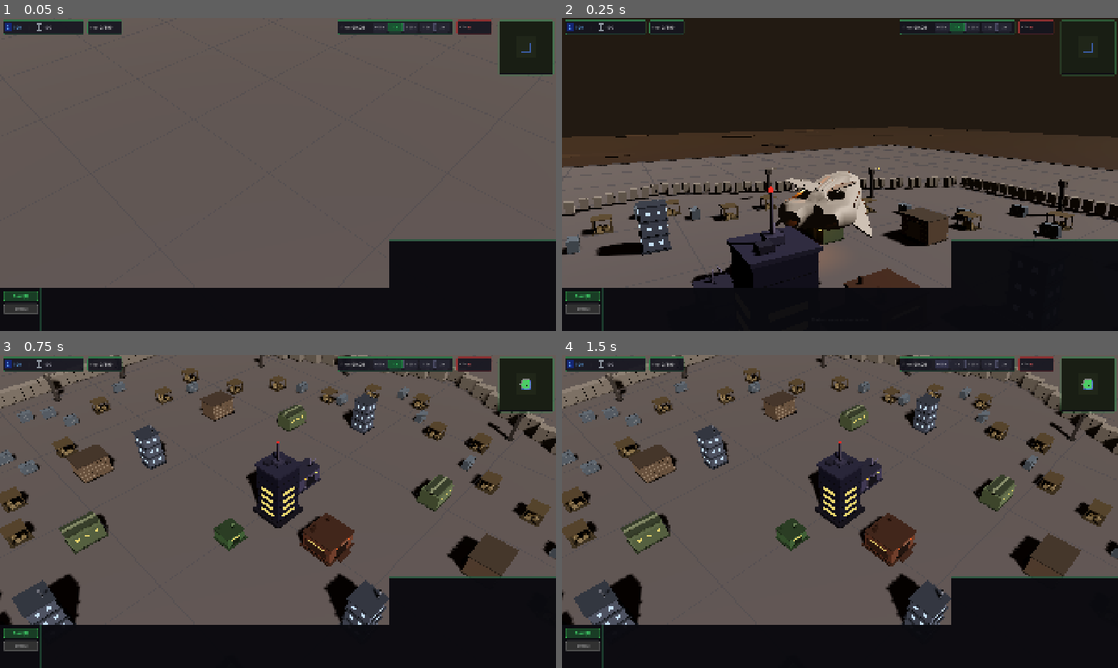
Above: before the commit, frames 1-4 (two rows, left to right).
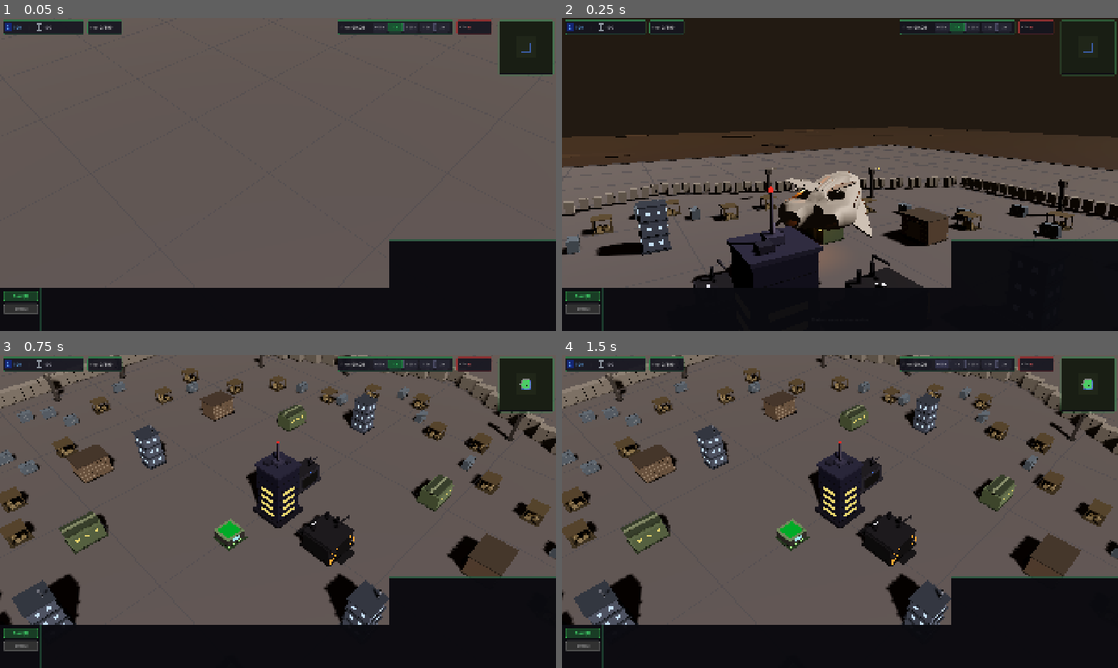
Above: after the commit, the same moments.

Repository: adamk2424/HoldtheLine
Game: Godot game, scene res://scenes/main.tscn
Two runs of this game, one before a commit and one after it. Both use one fixed random seed, a clock stepped at 60 frames per second and the inputs below. Sound files missing from this copy of the repository are replaced by a short silence.
Inputs (mouse positions are in pixels of both pictures, inside the frame that each line leads up to):
- Up to frame 1 (0.05 s): no input
- Up to frame 2 (0.25 s): no input
- Up to frame 3 (0.75 s): tap Enter at 0.5 s; drag from (528, 386) to (333, 442) at 0.52 s
- Up to frame 4 (1.5 s): click "0.75x" at 1.25 s

Frame 1 is identical in both runs. In frame 2, 0.7% of the frame differs, in the area x 23-65%, y 75-87%; in frame 3, 1.5%, in the area x 38-64%, y 32-68%; in frame 4, 1.5%.

Commit message:
Task 1A: Enhanced building visuals with detailed industrial aesthetics
- Updated Drone Printer (2x2): Added landing pad, robotic arms, antenna array, green accent lighting
- Updated Mech Bay (3x2): Added assembly gantries, welding effects, blue operational lights, heavy crane
- Updated War Factory (3x3): Added vehicle ramp, heavy machinery, orange warning lights, exhaust stacks

All buildings now better match their design descriptions with appropriate industrial details and color schemes.

Diff:
--- a/core/visual_generator.gd
+++ b/core/visual_generator.gd
@@ -1218,103 +1218,190 @@
 # =============================================================================
 
 static func _create_drone_printer(c: Color) -> Node3D:
-	## Drone factory (2x2): base + main building + conveyor opening + arm + chimney
+	## Drone factory (2x2): Compact industrial fabrication unit with landing pad, robotic arms, green status lights
 	var r := Node3D.new()
 	r.name = "Visual"
 	var dark := c.darkened(0.3)
 	var lite := c.lightened(0.15)
-	var status := Color(0.2, 1.0, 0.3)
+	var green := Color(0.2, 1.0, 0.3)  # Green accent lighting
+	var military_grey := Color(0.25, 0.25, 0.25)
+
 	# Foundation
-	_add_box(r, Vector3(1.8, 0.2, 1.8), Vector3(0, 0.1, 0), dark)
-	# Main building
-	_add_box(r, Vector3(1.5, 0.8, 1.5), Vector3(0, 0.6, 0), c)
-	# Roof
-	_add_box(r, Vector3(1.6, 0.08, 1.6), Vector3(0, 1.04, 0), dark)
-	# Conveyor opening (dark recessed area on front)
-	_add_box(r, Vector3(0.6, 0.4, 0.08), Vector3(0, 0.4, 0.76), dark.darkened(0.3))
-	# Assembly arm on top
-	_add_box(r, Vector3(0.08, 0.35, 0.08), Vector3(0.3, 1.26, 0), lite)
-	_add_box(r, Vector3(0.4, 0.06, 0.06), Vector3(0.3, 1.42, 0.15), lite)
-	# Chimney
-	_add_cylinder(r, 0.08, 0.4, Vector3(-0.5, 1.28, -0.5), dark)
-	# Status lights
-	_add_emissive_sphere(r, 0.04, Vector3(0.6, 0.7, 0.76), status, 2.0)
-	_add_emissive_sphere(r, 0.04, Vector3(-0.6, 0.7, 0.76), status, 2.0)
-	# Window strip
-	_add_emissive_box(r, Vector3(0.8, 0.12, 0.04), Vector3(0, 0.75, 0.76), Color(0.8, 0.7, 0.3), 1.0)
+	_add_box(r, Vector3(1.8, 0.15, 1.8), Vector3(0, 0.075, 0), dark)
+	# Main building (compact industrial unit)
+	_add_box(r, Vector3(1.5, 0.7, 1.5), Vector3(0, 0.525, 0), military_grey)
+
+	# Top landing pad (flat fabrication surface)
+	_add_box(r, Vector3(1.6, 0.05, 1.6), Vector3(0, 0.925, 0), lite)
+	_add_box(r, Vector3(1.2, 0.02, 1.2), Vector3(0, 0.96, 0), green.darkened(0.4))  # Landing grid
+
+	# Transparent panels showing robotic arms inside
+	_add_emissive_box(r, Vector3(0.6, 0.3, 0.04), Vector3(0, 0.65, 0.76), Color(0.4, 0.8, 0.9), 0.8)
+	_add_emissive_box(r, Vector3(0.6, 0.3, 0.04), Vector3(0, 0.65, -0.76), Color(0.4, 0.8, 0.9), 0.8)
+
+	# Robotic arms visible through panels
+	_add_box(r, Vector3(0.06, 0.2, 0.06), Vector3(0.2, 0.6, 0.4), lite)
+	_add_box(r, Vector3(0.15, 0.04, 0.04), Vector3(0.275, 0.7, 0.42), lite)
+	_add_box(r, Vector3(0.06, 0.2, 0.06), Vector3(-0.2, 0.6, 0.4), lite)
+	_add_box(r, Vector3(0.15, 0.04, 0.04), Vector3(-0.275, 0.7, 0.42), lite)
+
+	# Antenna array for drone commands
+	_add_cylinder(r, 0.02, 0.25, Vector3(0.6, 1.075, 0.6), lite)
+	_add_cylinder(r, 0.02, 0.2, Vector3(0.5, 1.05, 0.7), lite)
+	_add_cylinder(r, 0.02, 0.18, Vector3(0.7, 1.04, 0.5), lite)
+	# Small dishes on antennas
+	_add_box(r, Vector3(0.08, 0.08, 0.02), Vector3(0.6, 1.2, 0.6), lite)
+
+	# Green status lights along base (operational indicators)
+	_add_emissive_sphere(r, 0.03, Vector3(0.6, 0.3, 0.6), green, 2.0)
+	_add_emissive_sphere(r, 0.03, Vector3(-0.6, 0.3, 0.6), green, 2.0)
+	_add_emissive_sphere(r, 0.03, Vector3(0.6, 0.3, -0.6), green, 2.0)
+	_add_emissive_sphere(r, 0.03, Vector3(-0.6, 0.3, -0.6), green, 2.0)
+
+	# Green accent lighting strips
+	_add_emissive_box(r, Vector3(1.5, 0.02, 0.04), Vector3(0, 0.25, 0.76), green, 1.5)
+	_add_emissive_box(r, Vector3(0.04, 0.02, 1.5), Vector3(0.76, 0.25, 0), green, 1.5)
+
+	# Landing pad edge lights
+	for i in range(8):
+		var angle: float = i * TAU / 8.0
+		var lx: float = cos(angle) * 0.65
+		var lz: float = sin(angle) * 0.65
+		_add_emissive_sphere(r, 0.02, Vector3(lx, 0.97, lz), green, 1.8)
+
 	return r
 
 
 static func _create_mech_bay(c: Color) -> Node3D:
-	## Heavy factory (3x2): large building + bay doors + crane arm + smoke stack
+	## Heavy factory (3x2): Large industrial hangar with bay door, assembly gantries, blue status lights
 	var r := Node3D.new()
 	r.name = "Visual"
 	var dark := c.darkened(0.3)
 	var lite := c.lightened(0.15)
-	var warn := Color(1.0, 0.6, 0.1)
-	# Foundation
-	_add_box(r, Vector3(2.8, 0.2, 1.8), Vector3(0, 0.1, 0), dark)
-	# Main building
-	_add_box(r, Vector3(2.5, 1.2, 1.5), Vector3(0, 0.8, 0), c)
-	# Roof
-	_add_box(r, Vector3(2.6, 0.1, 1.6), Vector3(0, 1.45, 0), dark)
-	# Bay door (large dark opening on front)
-	_add_box(r, Vector3(1.0, 0.9, 0.08), Vector3(0, 0.65, 0.76), dark.darkened(0.4))
-	# Door frame
-	_add_box(r, Vector3(1.1, 0.06, 0.1), Vector3(0, 1.12, 0.76), lite)
-	_add_box(r, Vector3(0.06, 0.9, 0.1), Vector3(-0.53, 0.65, 0.76), lite)
-	_add_box(r, Vector3(0.06, 0.9, 0.1), Vector3(0.53, 0.65, 0.76), lite)
-	# Crane arm extending from roof
-	_add_box(r, Vector3(0.08, 0.6, 0.08), Vector3(0.8, 1.75, 0), lite)
-	_add_box(r, Vector3(0.8, 0.06, 0.06), Vector3(0.8, 2.03, 0.3), lite)
-	# Smoke stack
-	_add_cylinder(r, 0.1, 0.6, Vector3(-0.9, 1.75, -0.5), dark)
-	# Armored side plates
-	_add_box(r, Vector3(0.06, 0.5, 1.2), Vector3(1.28, 0.65, 0), dark)
-	_add_box(r, Vector3(0.06, 0.5, 1.2), Vector3(-1.28, 0.65, 0), dark)
-	# Warning lights
-	_add_emissive_sphere(r, 0.05, Vector3(0.53, 1.15, 0.76), warn, 2.5)
-	_add_emissive_sphere(r, 0.05, Vector3(-0.53, 1.15, 0.76), warn, 2.5)
-	# Window strip
-	_add_emissive_box(r, Vector3(0.5, 0.1, 0.04), Vector3(0.8, 1.1, 0.76), Color(0.7, 0.7, 0.3), 1.0)
+	var dark_steel := Color(0.2, 0.2, 0.25)
+	var blue := Color(0.2, 0.4, 1.0)  # Blue accent lighting matching Sentinel visors
+
+	# Foundation (reinforced)
+	_add_box(r, Vector3(2.8, 0.25, 1.8), Vector3(0, 0.125, 0), dark_steel)
+
+	# Main hangar building (heavy reinforced walls)
+	_add_box(r, Vector3(2.5, 1.3, 1.5), Vector3(0, 0.9, 0), dark_steel)
+
+	# External armor plating
+	_add_box(r, Vector3(0.08, 1.0, 1.4), Vector3(1.29, 0.75, 0), dark_steel.darkened(0.2))
+	_add_box(r, Vector3(0.08, 1.0, 1.4), Vector3(-1.29, 0.75, 0), dark_steel.darkened(0.2))
+	_add_box(r, Vector3(2.4, 0.08, 1.4), Vector3(0, 1.55, 0), dark_steel.darkened(0.2))
+
+	# Wide bay door (open, showing interior)
+	_add_box(r, Vector3(1.8, 1.1, 0.08), Vector3(0, 0.8, 0.76), Color(0.1, 0.1, 0.1))
+
+	# Assembly gantries visible inside
+	_add_box(r, Vector3(0.06, 0.8, 0.06), Vector3(0.4, 0.7, 0.5), lite)
+	_add_box(r, Vector3(0.06, 0.8, 0.06), Vector3(-0.4, 0.7, 0.5), lite)
+	_add_box(r, Vector3(0.8, 0.06, 0.06), Vector3(0, 1.1, 0.5), lite)
+
+	# Welding sparks effect points (emissive spots for animation)
+	_add_emissive_sphere(r, 0.03, Vector3(0.3, 0.8, 0.5), Color(1.0, 0.8, 0.4), 2.0)
+	_add_emissive_sphere(r, 0.03, Vector3(-0.2, 0.6, 0.5), Color(1.0, 0.8, 0.4), 2.0)
+
+	# Mech frames in various stages (simplified representations)
+	_add_box(r, Vector3(0.3, 0.5, 0.2), Vector3(0.5, 0.5, 0.3), dark_steel.lightened(0.1))
+	_add_box(r, Vector3(0.25, 0.4, 0.18), Vector3(-0.5, 0.45, 0.3), dark_steel.lightened(0.1))
+
+	# Heavy door frame
+	_add_box(r, Vector3(1.9, 0.08, 0.1), Vector3(0, 1.37, 0.76), dark_steel)
+	_add_box(r, Vector3(0.08, 1.1, 0.1), Vector3(-0.95, 0.8, 0.76), dark_steel)
+	_add_box(r, Vector3(0.08, 1.1, 0.1), Vector3(0.95, 0.8, 0.76), dark_steel)
+
+	# Heavy crane arm with lifting capability
+	_add_box(r, Vector3(0.12, 0.7, 0.12), Vector3(0.8, 1.9, 0), dark_steel)
+	_add_box(r, Vector3(1.0, 0.08, 0.08), Vector3(0.8, 2.25, 0.4), dark_steel)
+	_add_box(r, Vector3(0.06, 0.15, 0.06), Vector3(1.3, 2.18, 0.4), lite)  # Hook
+
+	# Exhaust ports with steam/smoke
+	_add_cylinder(r, 0.12, 0.5, Vector3(-0.8, 1.9, -0.5), dark_steel)
+	_add_cylinder(r, 0.1, 0.5, Vector3(-1.0, 1.9, -0.3), dark_steel)
+	_add_emissive_sphere(r, 0.08, Vector3(-0.8, 2.15, -0.5), Color(0.8, 0.8, 0.9), 1.0)  # Steam
+
+	# Blue operational status lights
+	_add_emissive_sphere(r, 0.05, Vector3(0.8, 1.4, 0.76), blue, 3.0)
+	_add_emissive_sphere(r, 0.05, Vector3(-0.8, 1.4, 0.76), blue, 3.0)
+	_add_emissive_sphere(r, 0.05, Vector3(0, 1.6, 0.76), blue, 3.0)
+
+	# Blue accent lighting strips
+	_add_emissive_box(r, Vector3(2.4, 0.03, 0.04), Vector3(0, 0.4, 0.76), blue, 2.0)
+	_add_emissive_box(r, Vector3(0.04, 1.0, 0.04), Vector3(1.25, 0.75, 0.76), blue, 2.0)
+	_add_emissive_box(r, Vector3(0.04, 1.0, 0.04), Vector3(-1.25, 0.75, 0.76), blue, 2.0)
+
 	return r
 
 
 static func _create_war_factory(c: Color) -> Node3D:
-	## Massive factory (3x3): huge building + chimneys + vehicle ramp + armored walls
-	var r := Node3D.new()
-	r.name = "Visual"
-	var dark := c.darkened(0.3)
-	var lite := c.lightened(0.15)
-	var warn := Color(1.0, 0.3, 0.1)
-	# Foundation
-	_add_box(r, Vector3(2.8, 0.2, 2.8), Vector3(0, 0.1, 0), dark)
-	# Main building
-	_add_box(r, Vector3(2.5, 1.3, 2.5), Vector3(0, 0.85, 0), c)
-	# Roof
-	_add_box(r, Vector3(2.6, 0.1, 2.6), Vector3(0, 1.55, 0), dark)
-	# Vehicle exit (large opening + ramp)
-	_add_box(r, Vector3(1.2, 1.0, 0.08), Vector3(0, 0.7, 1.26), dark.darkened(0.4))
-	_add_box(r, Vector3(1.2, 0.06, 0.5), Vector3(0, 0.22, 1.5), dark)
-	# Door frame
-	_add_box(r, Vector3(1.3, 0.08, 0.1), Vector3(0, 1.22, 1.26), lite)
-	# Multiple chimneys
-	_add_cylinder(r, 0.1, 0.5, Vector3(-0.8, 1.8, -0.8), dark)
-	_add_cylinder(r, 0.1, 0.5, Vector3(-0.5, 1.8, -0.8), dark)
-	_add_cylinder(r, 0.08, 0.4, Vector3(0.8, 1.75, -0.7), dark)
-	# Armored wall panels
-	_add_box(r, Vector3(0.08, 0.6, 2.0), Vector3(1.28, 0.7, 0), dark)
-	_add_box(r, Vector3(0.08, 0.6, 2.0), Vector3(-1.28, 0.7, 0), dark)
-	# Heavy reinforcement ribs
-	for i in range(3):
-		var z_pos: float = -0.8 + i * 0.8
-		_add_box(r, Vector3(2.55, 0.06, 0.08), Vector3(0, 1.0, z_pos), dark)
-	# Warning lights at entrance
-	_add_emissive_sphere(r, 0.06, Vector3(0.65, 1.25, 1.26), warn, 3.0)
-	_add_emissive_sphere(r, 0.06, Vector3(-0.65, 1.25, 1.26), warn, 3.0)
-	# Window strips on sides
-	_add_emissive_box(r, Vector3(0.04, 0.1, 1.5), Vector3(1.28, 1.1, 0), Color(0.7, 0.6, 0.3), 1.0)
-	_add_emissive_box(r, Vector3(0.04, 0.1, 1.5), Vector3(-1.28, 1.1, 0), Color(0.7, 0.6, 0.3), 1.0)
+	## Massive factory (3x3): Industrial complex with vehicle ramp, heavy machinery, orange accent lighting
+	var r := Node3D.new()
+	r.name = "Visual"
+	var dark := c.darkened(0.3)
+	var industrial_metal := Color(0.15, 0.15, 0.18)
+	var orange := Color(1.0, 0.5, 0.1)  # Orange accent lighting
+
+	# Foundation (blast-resistant)
+	_add_box(r, Vector3(2.8, 0.3, 2.8), Vector3(0, 0.15, 0), industrial_metal.darkened(0.3))
+
+	# Massive main complex (thick armored walls)
+	_add_box(r, Vector3(2.5, 1.4, 2.5), Vector3(0, 1.0, 0), industrial_metal)
+
+	# Thick armored walls with blast resistance
+	_add_box(r, Vector3(0.12, 1.2, 2.3), Vector3(1.31, 0.9, 0), industrial_metal.darkened(0.2))
+	_add_box(r, Vector3(0.12, 1.2, 2.3), Vector3(-1.31, 0.9, 0), industrial_metal.darkened(0.2))
+	_add_box(r, Vector3(2.3, 0.12, 1.2), Vector3(0, 0.9, -1.31), industrial_metal.darkened(0.2))
+
+	# Reinforced vehicle ramp exit
+	_add_box(r, Vector3(1.5, 1.2, 0.1), Vector3(0, 0.9, 1.35), industrial_metal.darkened(0.4))
+	_add_box(r, Vector3(1.5, 0.08, 0.6), Vector3(0, 0.24, 1.65), industrial_metal.darkened(0.2))
+
+	# Tank treads and heavy machinery visible inside
+	_add_box(r, Vector3(0.8, 0.3, 0.15), Vector3(0.3, 0.45, 0.8), industrial_metal.lightened(0.1))
+	_add_box(r, Vector3(0.8, 0.3, 0.15), Vector3(-0.3, 0.45, 0.8), industrial_metal.lightened(0.1))
+
+	# Large industrial gears/machinery
+	_add_cylinder(r, 0.3, 0.1, Vector3(0.6, 0.8, 0.2), industrial_metal.lightened(0.15))
+	_add_cylinder(r, 0.25, 0.1, Vector3(-0.6, 0.8, 0.2), industrial_metal.lightened(0.15))
+
+	# Heavy crane arm (extends from roof for lifting components)
+	_add_box(r, Vector3(0.15, 0.8, 0.15), Vector3(0.9, 2.0, 0), industrial_metal)
+	_add_box(r, Vector3(1.2, 0.1, 0.1), Vector3(0.9, 2.4, 0.5), industrial_metal)
+	_add_cylinder(r, 0.04, 0.3, Vector3(1.5, 2.25, 0.5), industrial_metal.lightened(0.2))  # Cable
+
+	# Multiple exhaust stacks releasing steam
+	_add_cylinder(r, 0.12, 0.6, Vector3(-0.8, 2.0, -0.8), industrial_metal)
+	_add_cylinder(r, 0.1, 0.5, Vector3(-0.5, 2.0, -0.9), industrial_metal)
+	_add_cylinder(r, 0.1, 0.5, Vector3(0.8, 2.0, -0.8), industrial_metal)
+
+	# Steam bursts during production
+	_add_emissive_sphere(r, 0.1, Vector3(-0.8, 2.3, -0.8), Color(0.9, 0.9, 1.0), 1.5)
+	_add_emissive_sphere(r, 0.08, Vector3(-0.5, 2.25, -0.9), Color(0.9, 0.9, 1.0), 1.5)
+
+	# Orange warning lights and hazard striping around deployment ramp
+	_add_emissive_sphere(r, 0.08, Vector3(0.75, 1.5, 1.35), orange, 3.0)
+	_add_emissive_sphere(r, 0.08, Vector3(-0.75, 1.5, 1.35), orange, 3.0)
+	_add_emissive_sphere(r, 0.06, Vector3(0.75, 0.8, 1.35), orange, 2.5)
+	_add_emissive_sphere(r, 0.06, Vector3(-0.75, 0.8, 1.35), orange, 2.5)
+
+	# Hazard striping (orange and black stripes)
+	for i in range(5):
+		var stripe_x: float = -0.6 + i * 0.3
+		_add_box(r, Vector3(0.08, 0.04, 0.1), Vector3(stripe_x, 0.28, 1.35), orange if i % 2 == 0 else industrial_metal.darkened(0.4))
+
+	# Orange accent lighting strips
+	_add_emissive_box(r, Vector3(2.4, 0.04, 0.04), Vector3(0, 0.5, 1.35), orange, 2.0)
+	_add_emissive_box(r, Vector3(0.04, 1.2, 0.04), Vector3(1.27, 0.9, 1.35), orange, 2.0)
+	_add_emissive_box(r, Vector3(0.04, 1.2, 0.04), Vector3(-1.27, 0.9, 1.35), orange, 2.0)
+
+	# Heavy reinforcement ribs (structural)
+	for i in range(4):
+		var z_pos: float = -1.0 + i * 0.65
+		_add_box(r, Vector3(2.6, 0.08, 0.1), Vector3(0, 1.2, z_pos), industrial_metal.darkened(0.1))
+
 	return r
 
 
--- a/data/difficulty_scaling.json
+++ b/data/difficulty_scaling.json
@@ -1,6 +1,6 @@
 {
   "enemy_hp_scale_per_minute": 0.01,
-  "enemy_damage_scale_per_minute": 0.01,
+  "enemy_damage_scale_per_minute": 0.0125,
   "enemy_armor_scale_per_minute": 0.0,
   "armor_scaling": {
     "small": {"amount": 1, "interval_minutes": 10},
--- a/data/enemies.json
+++ b/data/enemies.json
@@ -8,10 +8,10 @@
       "spawn_group": 3,
       "spawns_per_60s": 120,
       "ramp_in": 1.0,
-      "hp": 60,
+      "hp": 94,
       "armor": 0,
       "speed": 5.27,
-      "damage": 10,
+      "damage": 13,
       "attack_rate": 0.333,
       "attack_range": 2,
       "attack_type": "melee",
@@ -34,10 +34,10 @@
       "spawn_group": 1,
       "spawns_per_60s": 12,
       "ramp_in": 0.5,
-      "hp": 210,
+      "hp": 329,
       "armor": 1,
       "speed": 2.15,
-      "damage": 32,
+      "damage": 42,
       "attack_rate": 1.0,
       "attack_range": 2,
       "attack_type": "melee",
@@ -60,7 +60,7 @@
       "spawn_group": 1,
       "spawns_per_60s": 3,
       "ramp_in": 0.3,
-      "hp": 1200,
+      "hp": 1875,
       "armor": 4,
       "speed": 1.39,
       "damage": 0,
@@ -97,12 +97,12 @@
       "role": "flying",
       "size": "small",
       "spawn_group": 1,
-      "spawns_per_60s": 12,
+      "spawns_per_60s": 24,
       "ramp_in": 0.5,
-      "hp": 100,
+      "hp": 156,
       "armor": 0,
       "speed": 6.44,
-      "damage": 12,
+      "damage": 16,
       "attack_rate": 1.0,
       "attack_range": 2,
       "attack_type": "projectile",
@@ -125,7 +125,7 @@
       "spawn_group": 5,
       "spawns_per_60s": 25,
       "ramp_in": 0.3,
-      "hp": 80,
+      "hp": 125,
       "armor": 0,
       "speed": 6.01,
       "damage": 0,
@@ -154,10 +154,10 @@
       "name": "Terror Bringer",
       "role": "boss",
       "size": "huge",
-      "hp": 2400,
+      "hp": 3750,
       "armor": 5,
       "speed": 4.29,
-      "damage": 100,
+      "damage": 130,
       "attack_rate": 0.5,
       "attack_range": 1,
       "attack_type": "melee",
@@ -190,10 +190,10 @@
       "spawn_group": 1,
       "spawns_per_60s": 12,
       "ramp_in": 0.4,
-      "hp": 120,
+      "hp": 188,
       "armor": 0,
       "speed": 5.36,
-      "damage": 8,
+      "damage": 10,
       "attack_rate": 0.5,
       "attack_range": 5,
       "attack_type": "projectile",
@@ -222,10 +222,10 @@
       "spawn_group": 1,
       "spawns_per_60s": 8,
       "ramp_in": 0.4,
-      "hp": 300,
+      "hp": 469,
       "armor": 1,
       "speed": 3.22,
-      "damage": 22,
+      "damage": 29,
       "attack_rate": 1.0,
       "attack_range": 10,
       "attack_type": "projectile",
@@ -248,10 +248,10 @@
       "spawn_group": 2,
       "spawns_per_60s": 10,
       "ramp_in": 0.3,
-      "hp": 90,
+      "hp": 141,
       "armor": 0,
       "speed": 3.86,
-      "damage": 3,
+      "damage": 4,
       "attack_rate": 1.0,
       "attack_range": 1,
       "attack_type": "melee",
@@ -281,10 +281,10 @@
       "spawn_group": 1,
       "spawns_per_60s": 6,
       "ramp_in": 0.3,
-      "hp": 750,
+      "hp": 1173,
       "armor": 2,
       "speed": 3.22,
-      "damage": 45,
+      "damage": 59,
       "attack_rate": 1.25,
       "attack_range": 1,
       "attack_type": "melee",
@@ -314,10 +314,10 @@
       "spawn_group": 1,
       "spawns_per_60s": 5,
       "ramp_in": 0.3,
-      "hp": 680,
+      "hp": 1063,
       "armor": 1,
       "speed": 3.86,
-      "damage": 35,
+      "damage": 46,
       "attack_rate": 2.0,
       "attack_range": 4,
       "attack_type": "aoe",
@@ -349,10 +349,10 @@
       "spawn_group": 1,
       "spawns_per_60s": 5,
       "ramp_in": 0.3,
-      "hp": 600,
+      "hp": 938,
       "armor": 1,
       "speed": 1.72,
-      "damage": 40,
+      "damage": 52,
       "attack_rate": 2.5,
       "attack_range": 18,
       "attack_type": "projectile",
@@ -383,10 +383,10 @@
       "name": "Behemoth",
       "role": "boss",
       "size": "huge",
-      "hp": 3000,
+      "hp": 4688,
       "armor": 6,
       "speed": 2.57,
-      "damage": 60,
+      "damage": 78,
       "attack_rate": 1.5,
       "attack_range": 3,
       "attack_type": "melee",
--- a/data/sfx_assignments.json
+++ b/data/sfx_assignments.json
@@ -2,13 +2,13 @@
 	"autocannon": {
 		"attack": {
 			"files": [
-				"",
-				"",
-				""
+				"res://audio/sfx/railgun_fire-001.wav",
+				"res://audio/sfx/railgun_fire-002.wav",
+				"res://audio/sfx/railgun_fire-003.wav"
 			],
 			"pitch_randomize": true,
 			"pitch_cents": 100,
-			"volume_db": -12
+			"volume_db": -24
 		},
 		"death": {
 			"files": [
@@ -56,7 +56,7 @@
 			],
 			"pitch_randomize": true,
 			"pitch_cents": 80,
-			"volume_db": -12
+			"volume_db": -9
 		},
 		"death": {
 			"files": [
@@ -98,9 +98,9 @@
 	"rail_gun": {
 		"attack": {
 			"files": [
-				"res://audio/sfx/railgun_fire-001.wav",
-				"res://audio/sfx/railgun_fire-002.wav",
-				"res://audio/sfx/railgun_fire-003.wav"
+				"res://audio/sfx/Rail_Gun_fire_01.wav",
+				"res://audio/sfx/Rail_Gun_Fire_02.wav",
+				"res://audio/sfx/Rail_Gun_fire_03.wav"
 			],
 			"pitch_randomize": true,
 			"pitch_cents": 60,
Not shown, added: .openclaw/workspace-state.json
Not shown, added: AGENTS.md
Not shown, added: BOOTSTRAP.md
Not shown, added: HEARTBEAT.md
Not shown, added: IDENTITY.md
Not shown, added: SOUL.md
Not shown, added: TOOLS.md
Not shown, added: USER.md
Not shown, added: audio/sfx/autocannon_fire-001.wav
Not shown, added: audio/sfx/autocannon_fire-002.wav
Not shown, added: audio/sfx/autocannon_fire-003.wav
